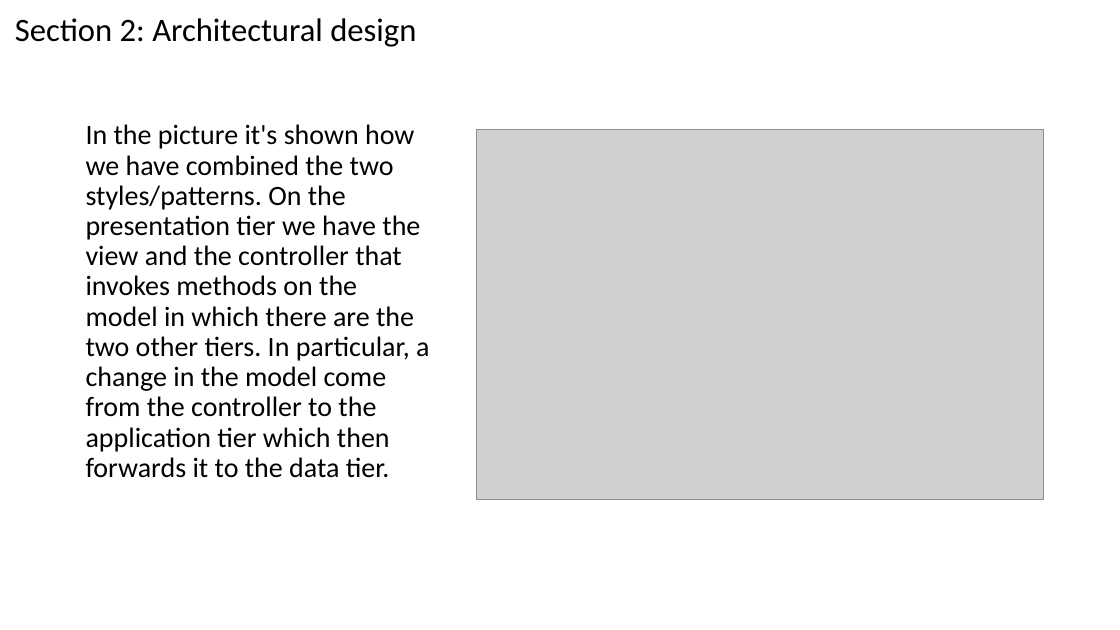
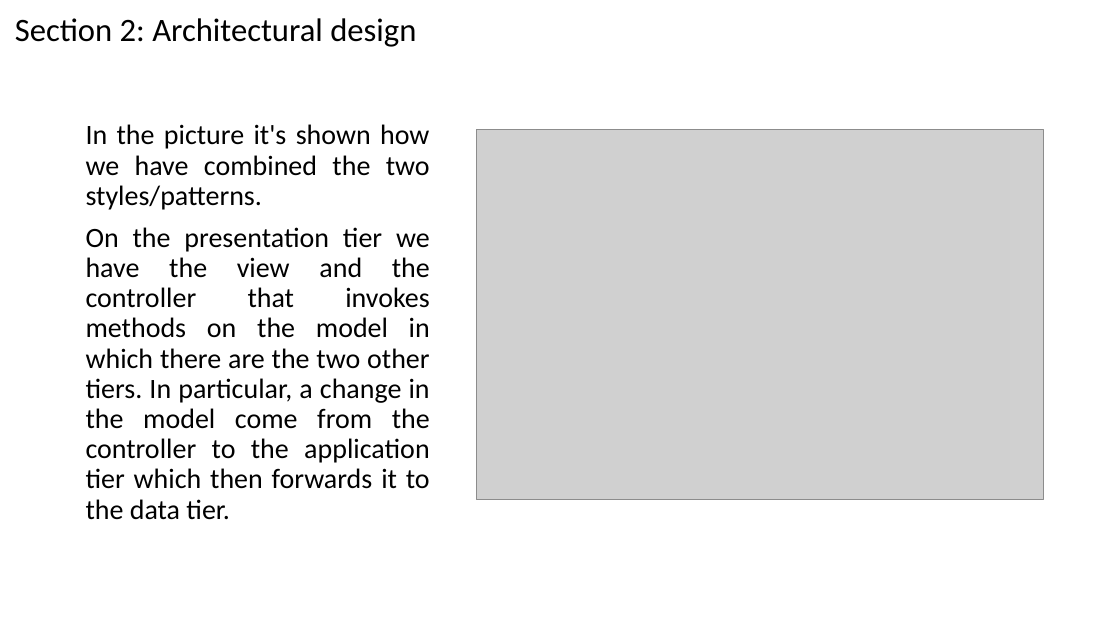
Before and after one commit to MassimoSchiavo/MyTaxiService-Schiavo-Cittar, a slide deck: slide 47 of Presentations/myTaxiService Presentation.pptx (slide 51 before the commit). Drawn at 1120x630 pixels with LibreOffice and Linux fonts; fonts in the diff are those of the drawing; grey boxes stand for pictures. Boxes give left, top, right and bottom in pixels: in the first picture for what was removed or moved away, otherwise in the second. Text is boxed around its words. In the diff, an @@ line names an element or a change of style, - is before the commit and + after.

```diff
--- a/Presentations/myTaxiService Presentation.pptx
+++ b/Presentations/myTaxiService Presentation.pptx
@@ text at [86,124,430,520]: text changed @@
-In the picture it's shown how we have combined the two styles/patterns. On the presentation tier we have the view and the controller that invokes methods on the model in which there are the two other tiers. In particular, a change in the model come from the controller to the application tier which then forwards it to the data tier.
+In the picture it's shown how we have combined the two styles/patterns.
+On the presentation tier we have the view and the controller that invokes methods on the model in which there are the two other tiers. In particular, a change in the model come from the controller to the application tier which then forwards it to the data tier.
```
Also in this commit, not shown: 20 other slides changed, 4 slides removed.
